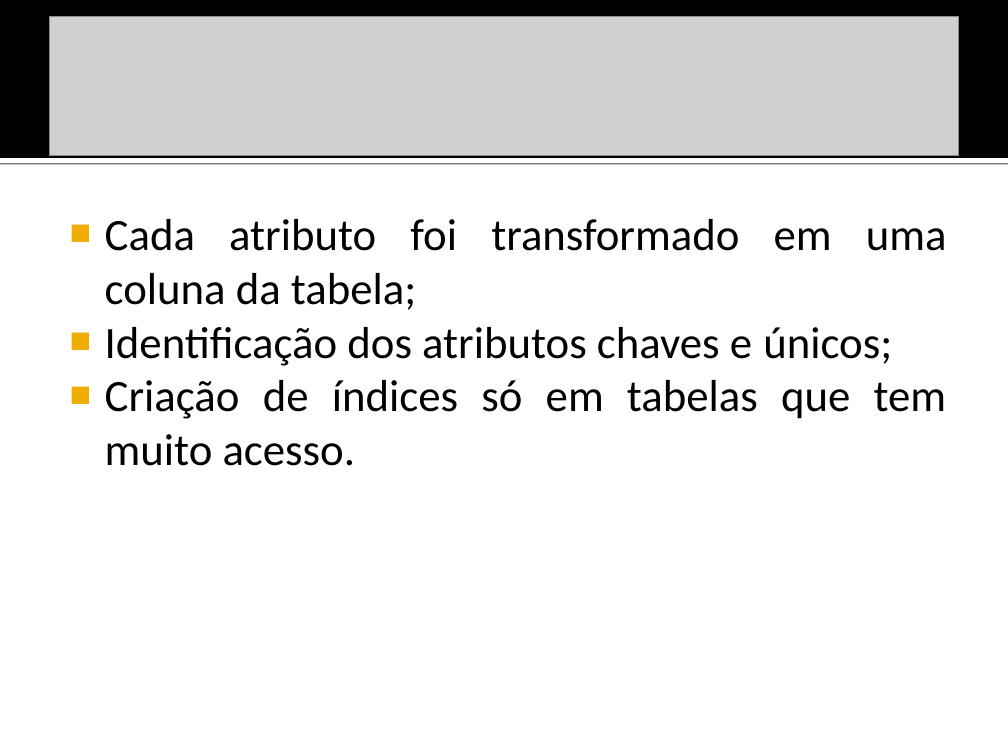
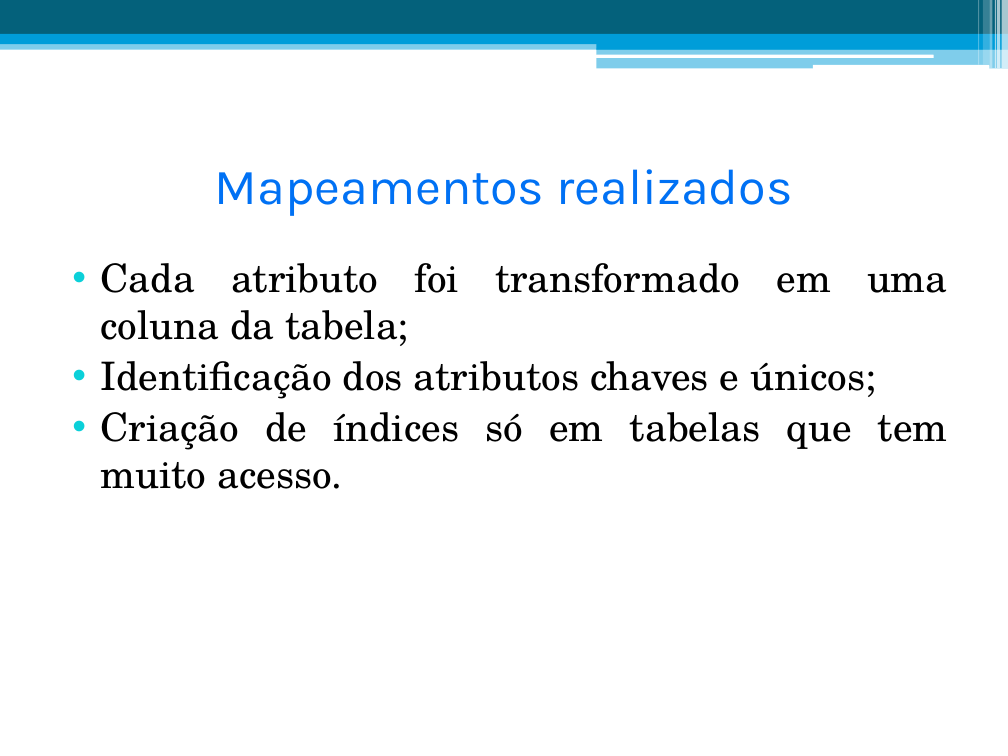
Before and after one commit to JairoCN/ems-esi20092, a slide deck: slide 4 of Projeto ES2/Documentos/Modelos/ModeloBancoDados.ppt. Drawn at 1008x756 pixels with LibreOffice and Linux fonts; fonts in the diff are those of the drawing; grey boxes stand for pictures. Boxes give left, top, right and bottom in pixels: in the first picture for what was removed or moved away, otherwise in the second. Text is boxed around its words. In the diff, an @@ line names an element or a change of style, - is before the commit and + after.

```diff
--- a/Projeto ES2/Documentos/Modelos/ModeloBancoDados.ppt
+++ b/Projeto ES2/Documentos/Modelos/ModeloBancoDados.ppt
@@ rectangle added at <box>0,0,1008,34</box>, fill #04617B @@
@@ picture removed at <box>49,17,958,156</box> @@
@@ rectangle added at <box>978,0,979,65</box>, fill #FFFFFF at 30% opacity @@
@@ rectangle added at <box>983,0,989,65</box>, fill #FFFFFF at 20% opacity @@
@@ rectangle added at <box>990,0,993,69</box>, fill #FFFFFF at 40% opacity @@
@@ rectangle added at <box>995,0,996,69</box>, fill #FFFFFF at 60% opacity @@
@@ rectangle added at <box>997,0,1000,69</box>, fill #FFFFFF at 65% opacity @@
@@ rectangle added at <box>1002,0,1008,69</box>, fill #FFFFFF at 65% opacity @@
@@ rectangle: place and size @@
-rectangle at <box>0,0,1008,158</box>
+rectangle at <box>0,40,1008,49</box>
@@ rectangle at <box>0,40,1008,49</box>: fill #000000 to #009DD9 at 50% opacity @@
@@ rectangle: place and size @@
-rectangle at <box>0,158,1008,163</box>
+rectangle at <box>0,34,1008,44</box>
@@ rectangle at <box>0,34,1008,44</box>: fill #FFFFFF to #009DD9; shadow off @@
@@ rounded rectangle added at <box>596,54,933,57</box>, fill #FFFFFF @@
@@ rectangle added at <box>597,39,1008,49</box>, fill #009DD9 @@
@@ rectangle added at <box>597,48,1008,69</box>, fill #009DD9 at 50% opacity @@
@@ rounded rectangle added at <box>812,65,989,69</box>, fill #FFFFFF @@
@@ title added at <box>215,169,792,216</box>, 36 pt, text #0071F4 @@
+Mapeamentos realizados
@@ text "Cada atributo foi transformado em ...": place and size @@
-text "Cada atributo foi transformado em ..." at <box>105,219,947,466</box>
+text "Cada atributo foi transformado em ..." at <box>101,263,948,489</box>
@@ text "Cada atributo foi transformado em ..." at <box>101,263,948,489</box>: size 32 to 28 pt, font Calibri to TeX Gyre Schola; bullet ■ to •; more space between paragraphs; bullet colour #F0AD00 to #0BD0D9 @@
```
Also in this commit, not shown: 3 other slides changed, 4 slides added, 5 slides removed, 1 other file.
